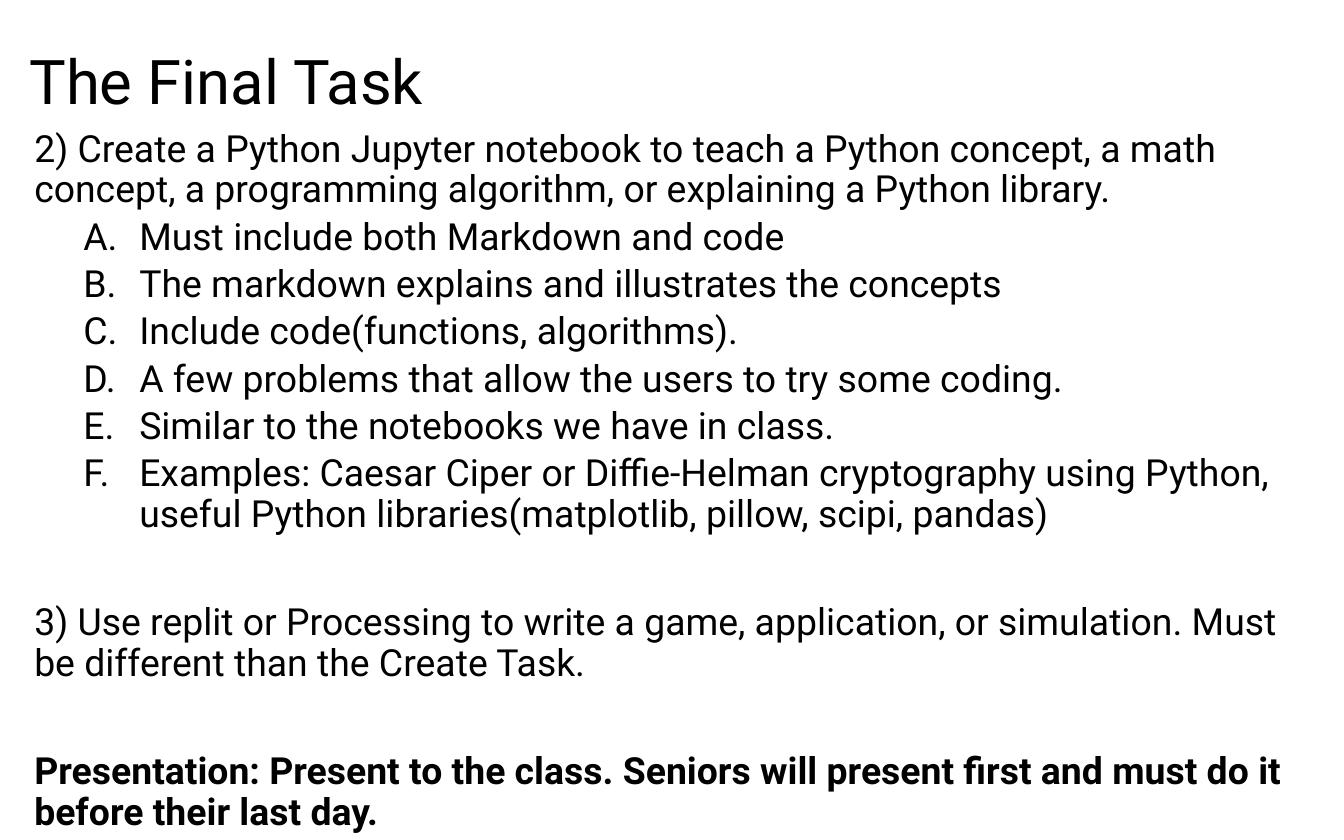
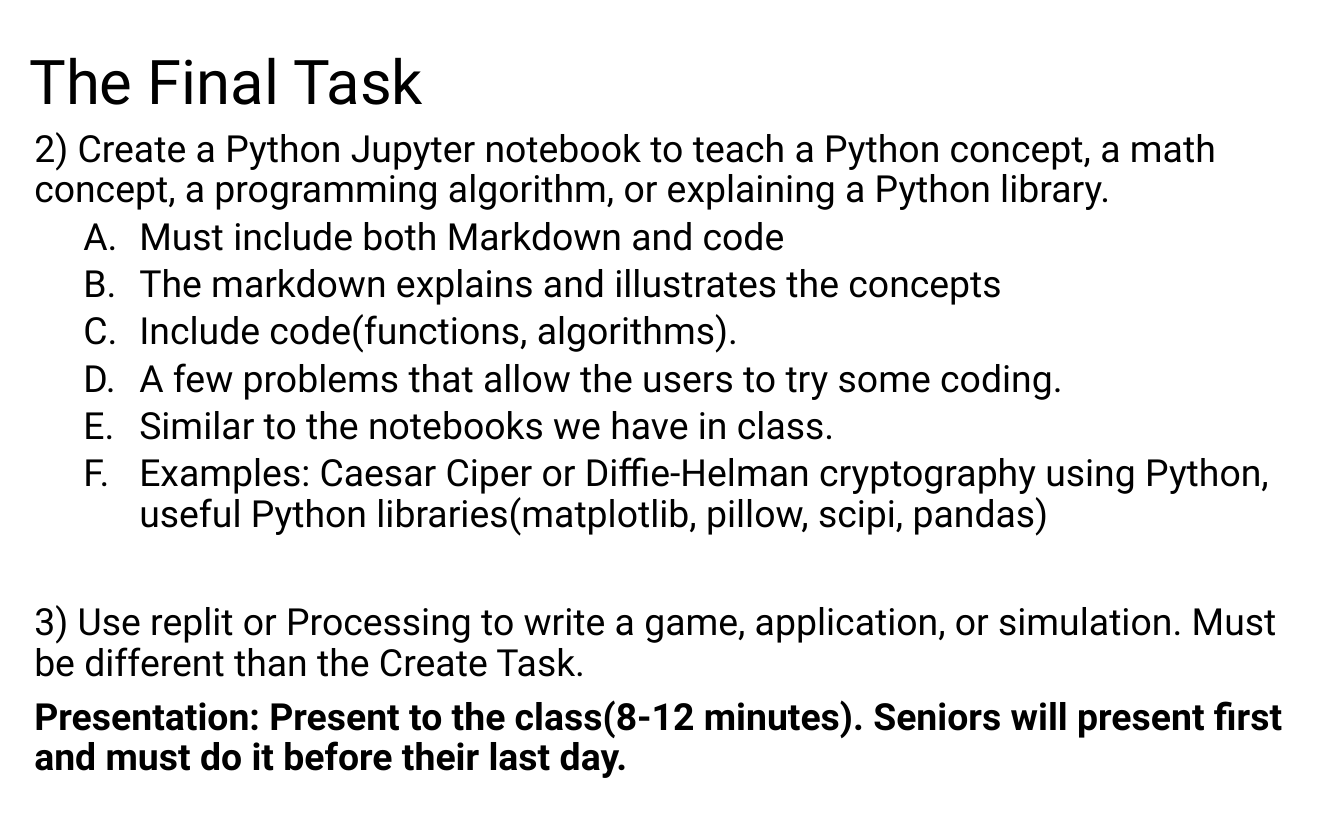
Before and after one commit to LongBaoNguyen/longbaonguyen.github.io, a slide deck: slide 3 of courses/apcsp/final_project.pptx. Drawn at 1344x840 pixels with LibreOffice and Linux fonts; fonts in the diff are those of the drawing. Boxes give left, top, right and bottom in pixels: in the first picture for what was removed or moved away, otherwise in the second. Text is boxed around its words. In the diff, an @@ line names an element or a change of style, - is before the commit and + after.

```diff
--- a/courses/apcsp/final_project.pptx
+++ b/courses/apcsp/final_project.pptx
@@ text at (x1=34, y1=700, x2=1282, y2=778): text changed @@
-Presentation: Present to the class. Seniors will present first and must do it before their last day.
+Presentation: Present to the class(8-12 minutes). Seniors will present first and must do it before their last day.
```
Also in this commit, not shown: 1 other slide changed, 1 slide removed, 7 other files.
